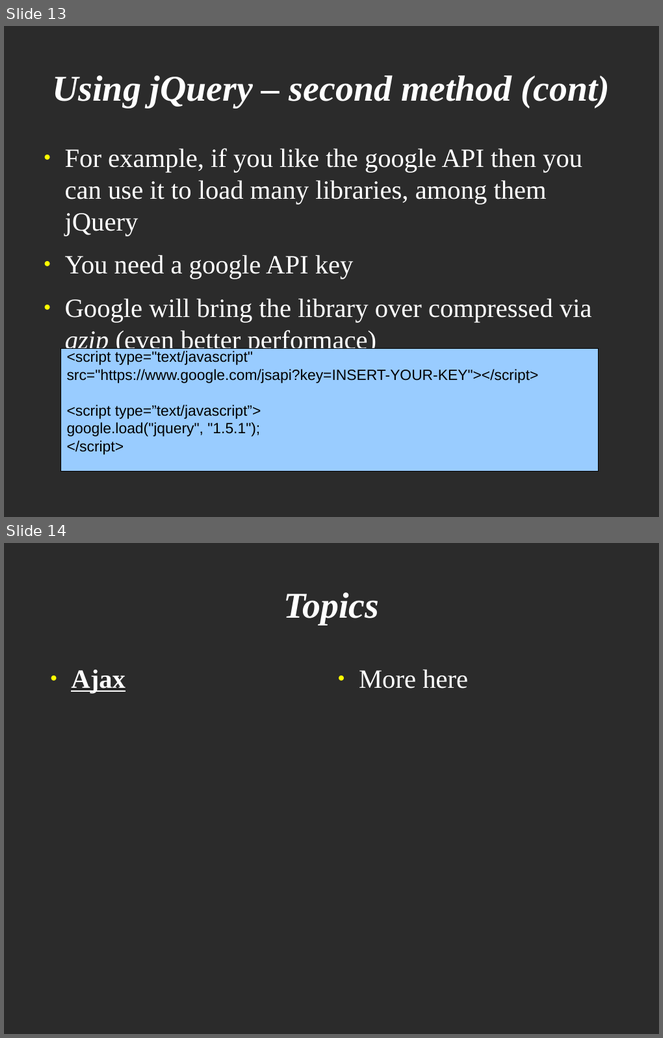
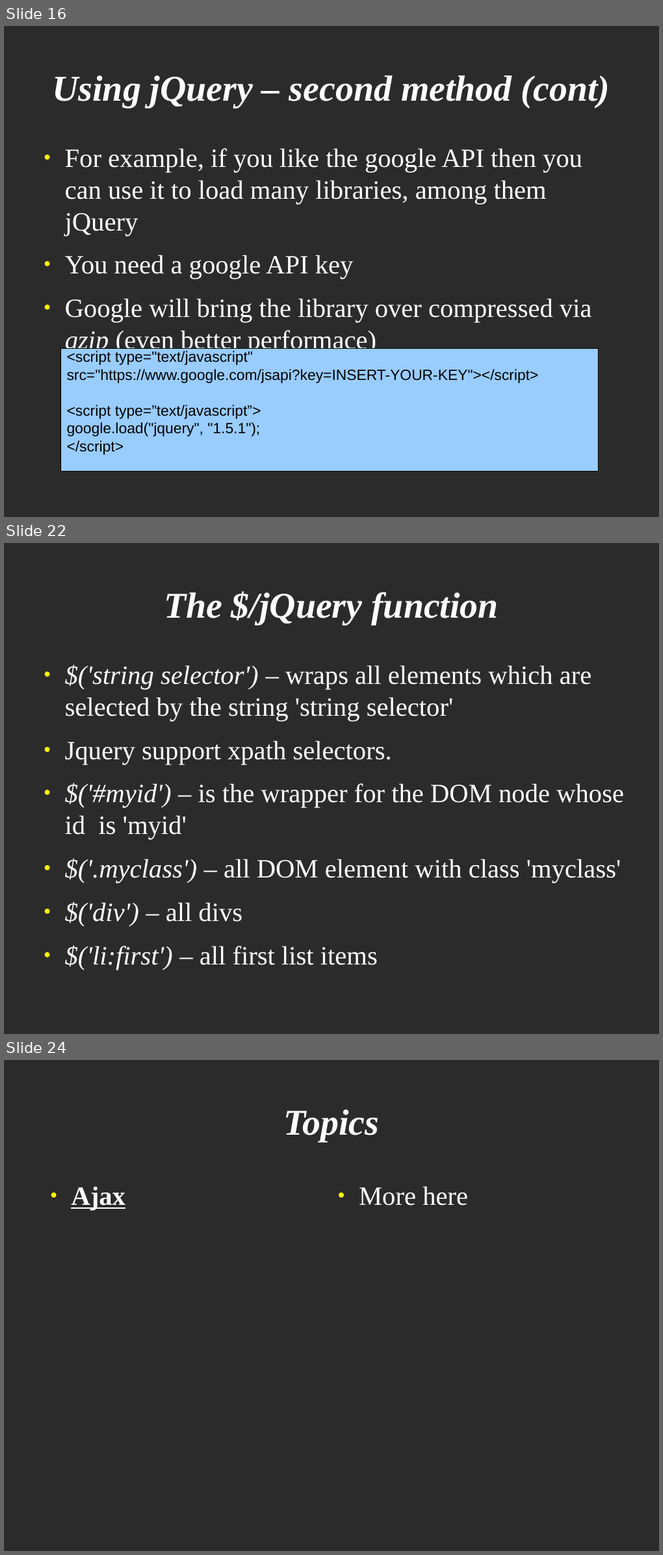
Before and after one commit to veltzer/demos, a slide deck: javascript/jquery/jquery.odp. Shown one above the other, each under a label of ours: slides 13 and 14 before the commit, slides 16, 22 and 24 after it; the slides between them are not shown. The pictures are 663x1038 and 663x1555 pixels, drawn with LibreOffice and Linux fonts; fonts in the diff are those of the drawing; background and template pictures are left out; a plain dark background stands for a picture behind light text. Boxes give left, top, right and bottom in pixels: in the first picture for what was removed or moved away, otherwise in the second. Text is boxed around its words. In the diff, an @@ line names an element or a change of style, - is before the commit and + after.

```diff
--- a/javascript/jquery/jquery.odp
+++ b/javascript/jquery/jquery.odp
@@ slide 22 added at bbox=[4, 543, 659, 1034], background picture (left out) @@
@@ title added at bbox=[164, 591, 498, 625], 44 pt, text #FFFFFF, bold, italic @@
+The $/jQuery function
@@ text added at bbox=[65, 665, 624, 970], 32 pt, text #FFFFFF @@
+● $('string selector') – wraps all elements which are selected by the string 'string selector'
+● Jquery support xpath selectors.
+● $('#myid') – is the wrapper for the DOM node whose id is 'myid'
+● $('.myclass') – all DOM element with class 'myclass'
+● $('div') – all divs
+● $('li:first') – all first list items
@@ what was slide 13 is now slide 16 @@
@@ what was slide 14 is now slide 24 @@
```
Also in this commit, not shown: 5 slides changed, 13 other slides added, 1 slide removed.
